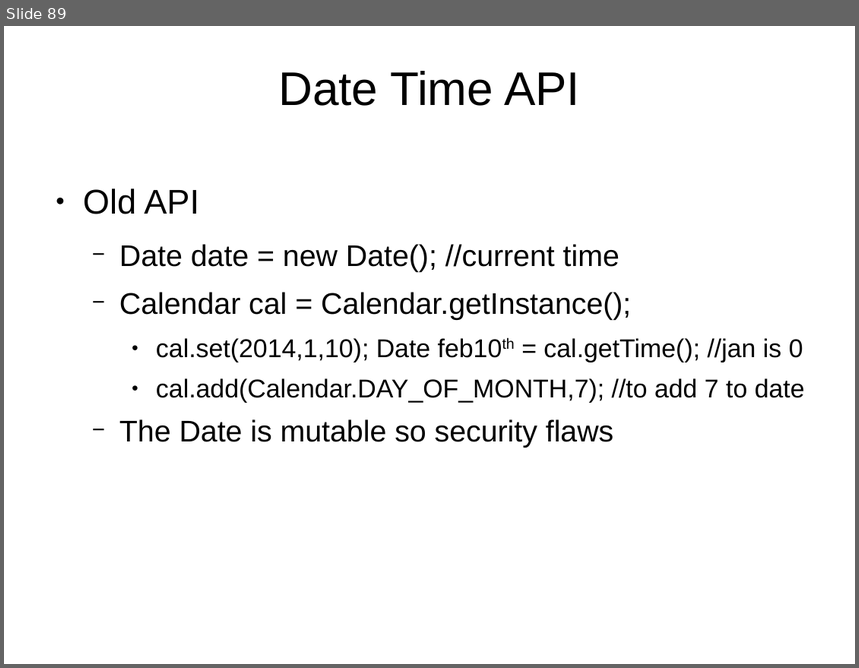
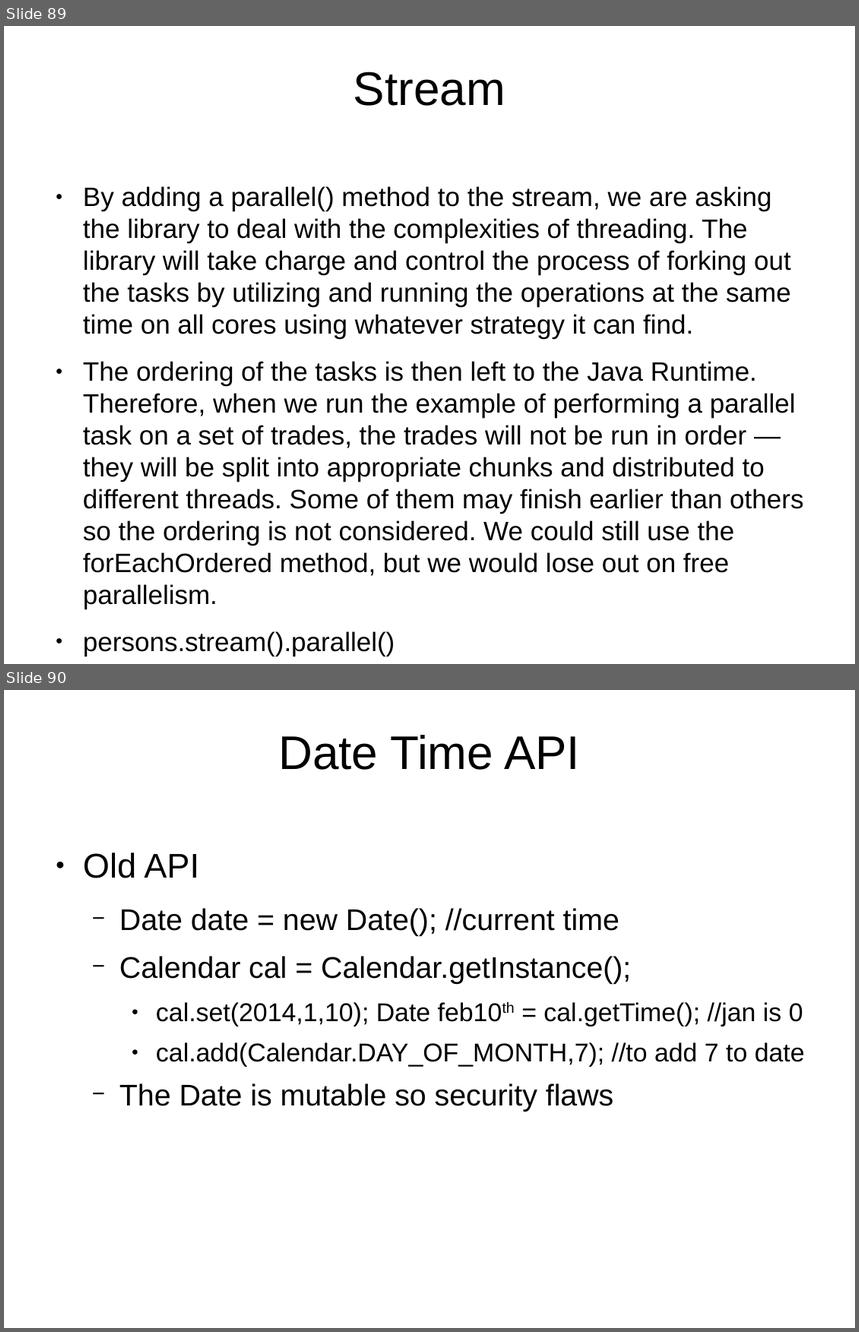
Before and after one commit to shikha-desai/Internship_PreWork, a slide deck: Java/Java_Notes.odp. Shown one above the other, each under a label of ours: slide 89 before the commit, slides 89 and 90 after it. The pictures are 859x668 and 859x1332 pixels, drawn with LibreOffice and Linux fonts; fonts in the diff are those of the drawing; background and template pictures are left out. Boxes give left, top, right and bottom in pixels: in the first picture for what was removed or moved away, otherwise in the second. Text is boxed around its words. In the diff, an @@ line names an element or a change of style, - is before the commit and + after.

```diff
--- a/Java/Java_Notes.odp
+++ b/Java/Java_Notes.odp
@@ slide 89 added at bbox=[4, 26, 855, 664], background picture (left out) @@
@@ title added at bbox=[354, 72, 506, 106], 44 pt, text #000000 @@
+Stream
@@ text added at bbox=[83, 186, 804, 546], 24.8 pt, text #000000 @@
+● By adding a parallel() method to the stream, we are asking the library to deal with the complexities of threading. The library will take charge and control the process of forking out the tasks by utilizing and running the operations at the same time on all cores using whatever strategy it can find.
+● The ordering of the tasks is then left to the Java Runtime. Therefore, when we run the example of performing a parallel task on a set of trades, the trades will not be run in order — they will be split into appropriate chunks and distributed to different threads. Some of them may finish earlier than others so the ordering is not considered. We could still use the forEachOrdered method, but we would lose out on free parallelism.
+● persons.stream().parallel()
@@ what was slide 89 is now slide 90 @@
```
Also in this commit, not shown: 2 slides changed, 10 other slides added, 1 other file.
